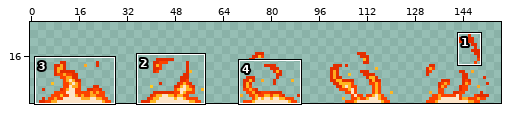
File history of a sprite sheet, Assets/World/FireTiles/fire_block_animation-Sheet.png. The picture above shows the old version from afar; the outline marks the close-up.
Close-up. As it was:
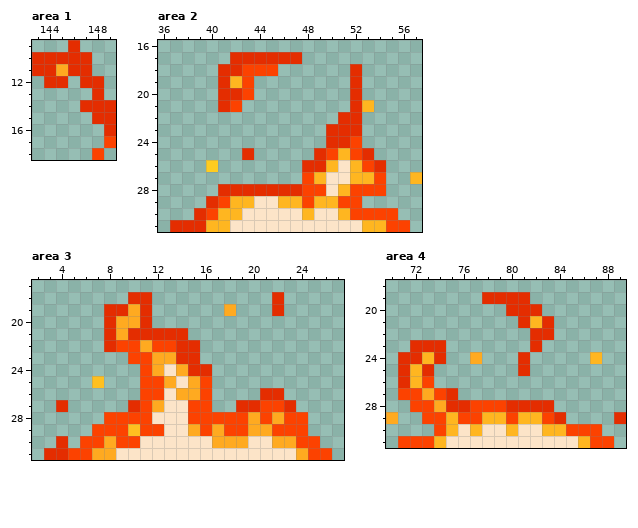
The file is 160x32 pixels. Colours within 5 levels of each other are drawn and written as one. Shown: area 1: x 143..149, y 9..18; area 2: x 36..57, y 16..31; area 3: x 2..27, y 17..31; area 4: x 70..89, y 18..31. The wide view leaves out empty margins. The commit also changed other parts of the picture, which this record leaves out.
The same view after the edit:
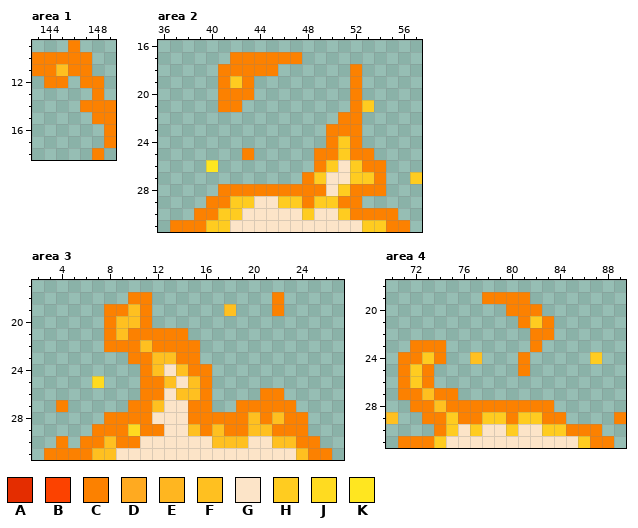
Palette (. is transparent): A #e42d00  B #fc4200  C #fc8100  D #ffaa20  E #ffb620  F #ffc020  G #fce4c8  H #ffcc20  J #ffdb20  K #ffe620
Edits made:
--- area 1
@@ x 143..149 @@
- 9 ...A...
-10 AAAAA..
-11 AADAA..
-12 .AA.AA.
-13 .....A.
-14 ....AAA
-15 .....AA
-16 ......A
-17 ......B
-18 .....B.
+ 9 ...C...
+10 CCCCC..
+11 CCFCC..
+12 .CC.CC.
+13 .....C.
+14 ....CCC
+15 .....CC
+16 ......C
+17 ......C
+18 .....C.
--- area 2
@@ x 36..57 @@
 16 ......................
-17 ......AAAAAA..........
-18 .....AABBB......A.....
-19 .....AEB........A.....
-20 .....AAB........A.....
-21 .....AB.........AE....
-22 ...............AA.....
-23 ..............AAA.....
-24 ..............AAB.....
-25 .......A.....ABEBA....
-26 ....H.......AAEGEBA...
-27 ............BEGGEEB..E
-28 .....AAAAAAABBGEBBB...
-29 ....ABEEGGEEBEEBB.....
-30 ...ABEEGGGGGEGGEBBBB..
-31 .AAAEEGGGGGGGGGGGEEBB.
+17 ......CCCCCC..........
+18 .....CCCCC......C.....
+19 .....CHC........C.....
+20 .....CCC........C.....
+21 .....CC.........CH....
+22 ...............CC.....
+23 ..............CCC.....
+24 ..............CHC.....
+25 .......C.....CCHCC....
+26 ....K........CHGHCC...
+27 ............CHGGHHC..H
+28 .....CCCCCCCCCGHCCC...
+29 ....CCHHGGHHCHHCC.....
+30 ...CCHHGGGGGHGGHCCCC..
+31 .CCCHHGGGGGGGGGGGHHCC.
--- area 3
@@ x 2..27 @@
 17 ..........................
-18 ........AA..........A.....
-19 ......AADA......D...A.....
-20 ......ADDA................
-21 ......ADAAAAA.............
-22 ......ABBDBBAA............
-23 ........BBDDAA............
-24 .........BDGDAA...........
-25 .....F...BBDGDB...........
-26 .........BBGDDB....AA.....
-27 ..A.....ABDGGBB..AABBA....
-28 ......BBBBGGGBBBBBDBDBB...
-29 .....BBBFBBGGDBDBBDDBBB...
-30 ..A.BBDBBGGGGGGDDDGGDDBB..
-31 .AABBDDGGGGGGGGGGGGGGGDBB.
+18 ........CC..........C.....
+19 ......CCFC......F...C.....
+20 ......CFFC................
+21 ......CFCCCCC.............
+22 ......CCCFCCCC............
+23 ........CCFFCC............
+24 .........CFGFCC...........
+25 .....J...CCFGFC...........
+26 .........CCGFFC....CC.....
+27 ..C.....CCFGGCC..CCCCC....
+28 ......CCCCGGGCCCCCFCFCC...
+29 .....CCCJCCGGFCFCCFFCCC...
+30 ..C.CCFCCGGGGGGFFFGGFFCC..
+31 .CCCCFFGGGGGGGGGGGGGGGFCC.
--- area 4
@@ x 70..89 @@
 18 ....................
-19 ........AAAA........
-20 ..........AAA.......
-21 ...........AEA......
-22 ............AA......
-23 ..AAA.......A.......
-24 .AAEA..D...A.....E..
-25 .AEA.......A........
-26 .AEB................
-27 .BBDBA..............
-28 ..BBDAABBBAAAA......
-29 D..BBEBBEEBEEBA....A
-30 ....BEGEGGEGGEEBBB..
-31 .BBBEGGGGGGGGGGGEBB.
+19 ........CCCC........
+20 ..........CCC.......
+21 ...........CHC......
+22 ............CC......
+23 ..CCC.......C.......
+24 .CCHC..F...C.....H..
+25 .CHC.......C........
+26 .CHC................
+27 .CCFCC..............
+28 ..CCFCCCCCCCCC......
+29 F..CCHCCHHCHHCC....C
+30 ....CHGHGGHGGHHCCC..
+31 .CCCHGGGGGGGGGGGHCC.
Boxes around the changes in both close-ups, in picture pixels (x1, y1, x2, y2):
changed: (32, 40, 116, 160)
changed: (170, 52, 422, 232)
changed: (44, 292, 332, 460)
changed: (386, 292, 626, 448)
